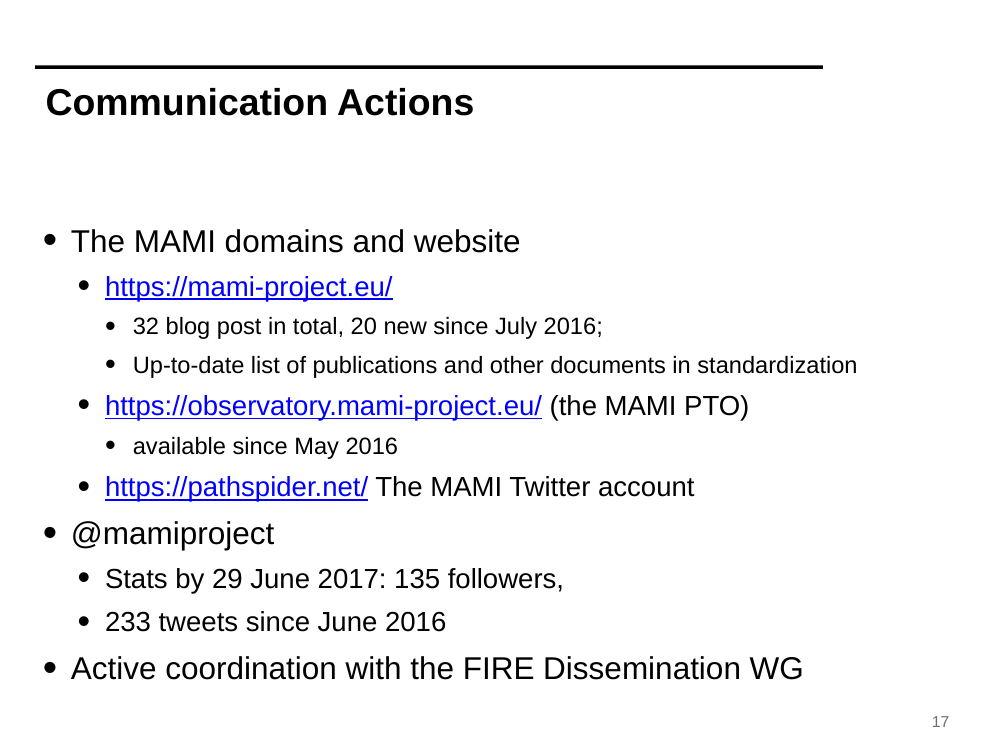
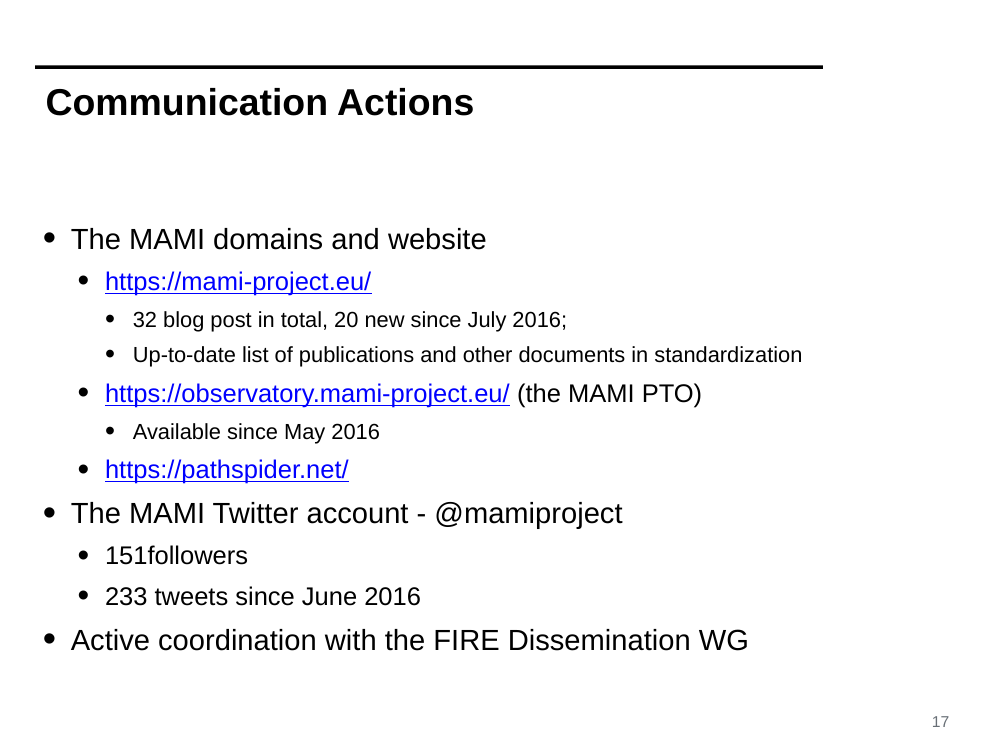
Before and after one commit to mami-project/roadshows, a slide deck: slide 17 of review2-zurich/WP4-ReviewM18.pptx. Drawn at 1008x756 pixels with LibreOffice and Linux fonts; fonts in the diff are those of the drawing; background and template pictures are left out. Boxes give left, top, right and bottom in pixels: in the first picture for what was removed or moved away, otherwise in the second. Text is boxed around its words. In the diff, an @@ line names an element or a change of style, - is before the commit and + after.

```diff
--- a/review2-zurich/WP4-ReviewM18.pptx
+++ b/review2-zurich/WP4-ReviewM18.pptx
@@ text at [71, 228, 802, 651]: size 32 to 29.6 pt in "The MAMI domains and website", "Active coordination with the FIRE Dissemination WG"; size 28 to 25.9 pt in "https://mami-project.eu/", "https://observatory.mami-project.eu/ (the MAMI PTO)", "233 tweets since June 2016"; size 24 to 22.2 pt in "32 blog post in total, 20 new ...", "Up-to-date list of publications and other documents ..." @@
@@ text at [71, 423, 622, 565]: text changed; size 28 to 25.9 pt @@
-    • available since May 2016
-  • https://pathspider.net/ The MAMI Twitter account
-• @mamiproject
-  • Stats by 29 June 2017: 135 followers,
+    • Available since May 2016
+  • https://pathspider.net/
+• The MAMI Twitter account - @mamiproject
+  • 151followers
```
Also in this commit, not shown: 9 other slides changed.
